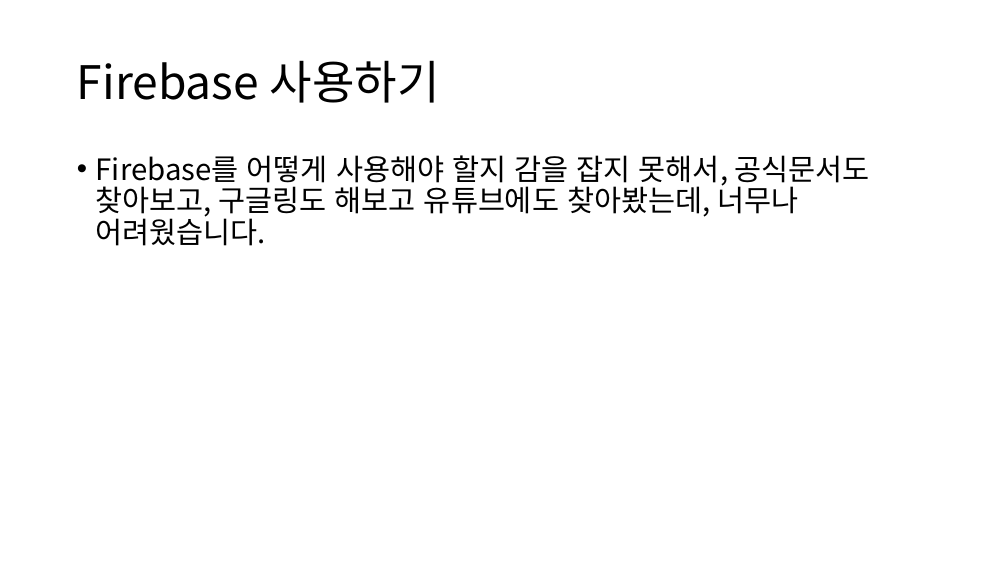
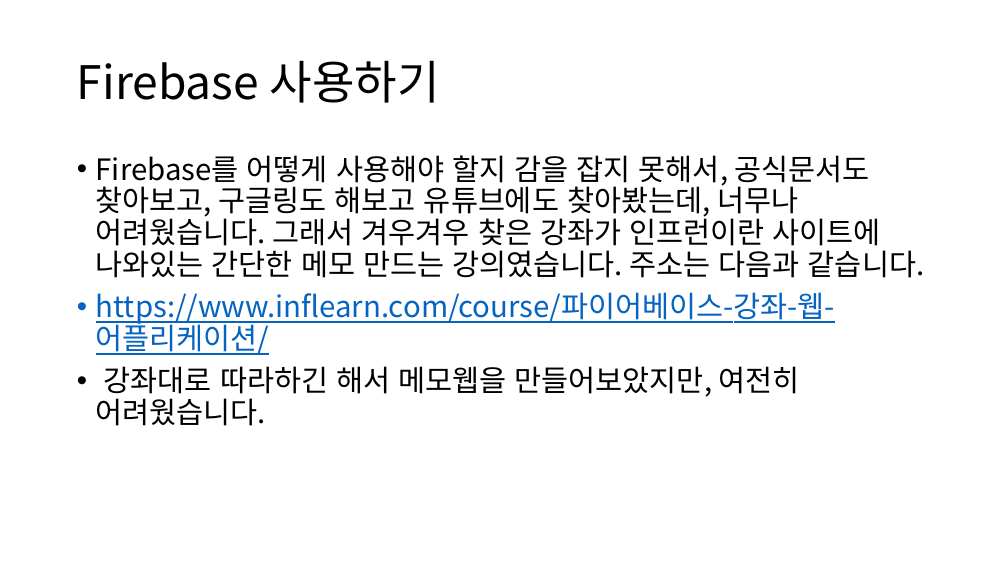
Before and after one commit to scarletbreeze/17-1_semester_webprogramming, a slide deck: slide 5 of webdiary만들기/웹프로그래밍과제.pptx. Drawn at 1008x567 pixels with LibreOffice and Linux fonts; fonts in the diff are those of the drawing. Boxes give left, top, right and bottom in pixels: in the first picture for what was removed or moved away, otherwise in the second. Text is boxed around its words. In the diff, an @@ line names an element or a change of style, - is before the commit and + after.

```diff
--- a/webdiary만들기/웹프로그래밍과제.pptx
+++ b/webdiary만들기/웹프로그래밍과제.pptx
@@ text at (96,155,924,426): text changed @@
-• Firebase를 어떻게 사용해야 할지 감을 잡지 못해서, 공식문서도 찾아보고, 구글링도 해보고 유튜브에도 찾아봤는데, 너무나 어려웠습니다.
+• Firebase를 어떻게 사용해야 할지 감을 잡지 못해서, 공식문서도 찾아보고, 구글링도 해보고 유튜브에도 찾아봤는데, 너무나 어려웠습니다. 그래서 겨우겨우 찾은 강좌가 인프런이란 사이트에 나와있는 간단한 메모 만드는 강의였습니다. 주소는 다음과 같습니다.
+• https://www.inflearn.com/course/파이어베이스-강좌-웹-어플리케이션/
+• 강좌대로 따라하긴 해서 메모웹을 만들어보았지만, 여전히 어려웠습니다.
```
Also in this commit, not shown: 2 other slides changed, 1 slide added, 24 other files.
